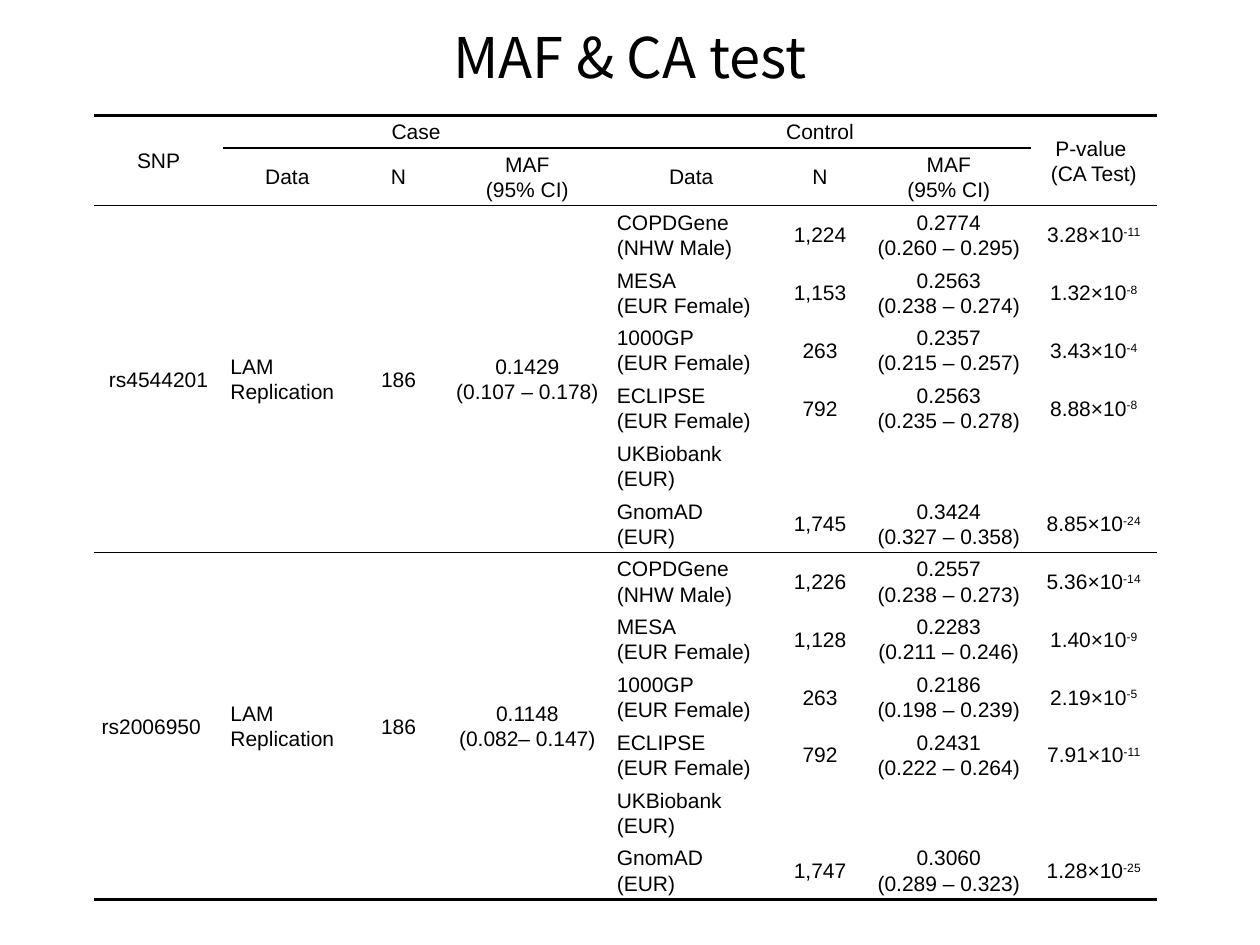
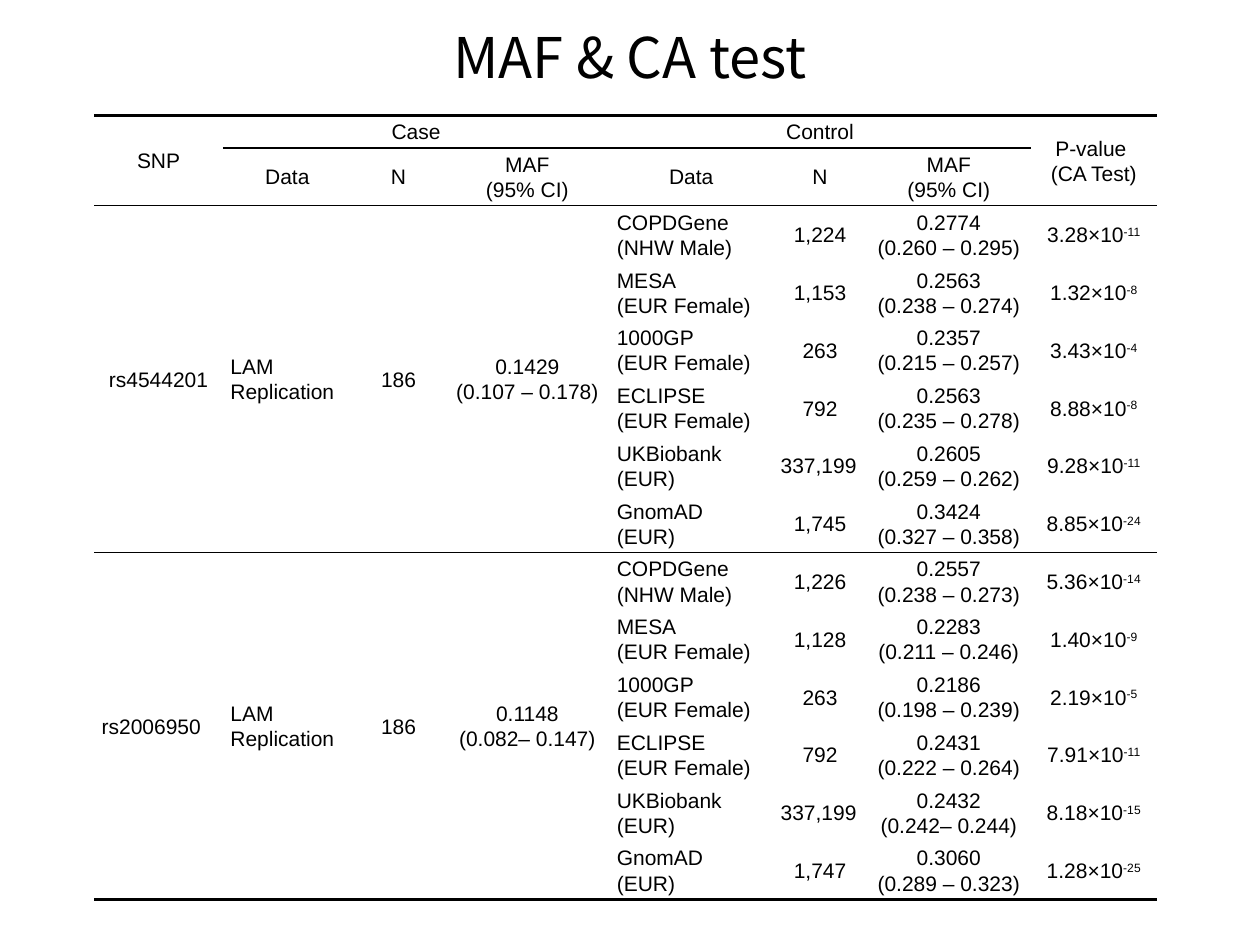
Before and after one commit to wonji/WJ_codes, a slide deck: slide 7 of LAM/Revision_20181012.pptx. Drawn at 1260x945 pixels with LibreOffice and Linux fonts; fonts in the diff are those of the drawing. Boxes give left, top, right and bottom in pixels: in the first picture for what was removed or moved away, otherwise in the second. Text is boxed around its words. In the diff, an @@ line names an element or a change of style, - is before the commit and + after.

```diff
--- a/LAM/Revision_20181012.pptx
+++ b/LAM/Revision_20181012.pptx
@@ table at <box>94,116,1155,921</box> @@
-row 7:  |  |  |  | UKBiobank / (EUR) |  |  | 
+row 7:  |  |  |  | UKBiobank / (EUR) | 337,199 | 0.2605 / (0.259 – 0.262) | 9.28×10-11
-row 13:  |  |  |  | UKBiobank / (EUR) |  |  | 
+row 13:  |  |  |  | UKBiobank / (EUR) | 337,199 | 0.2432 / (0.242– 0.244) | 8.18×10-15
```
Also in this commit, not shown: 31 other files.
